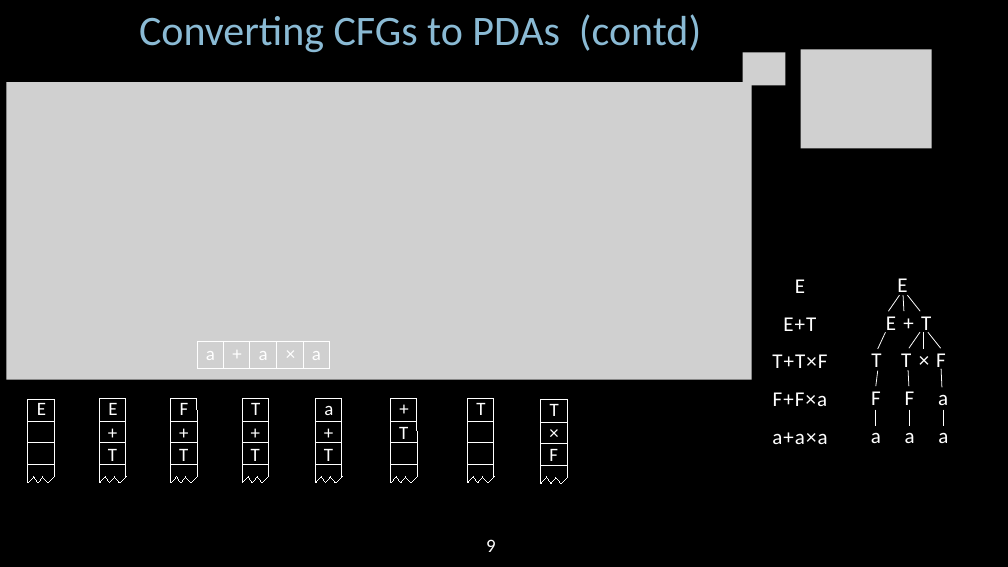
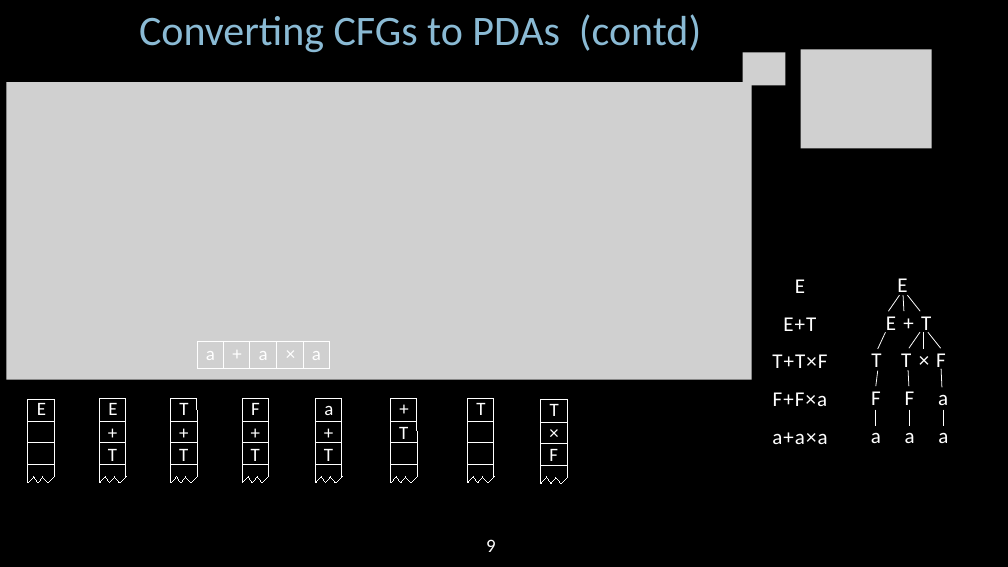
Before and after one commit to faede/Daily, a slide deck: slide 10 of mit18.404/MIT18_404f20_lec4.pptx (slide 9 before the commit). Drawn at 1008x567 pixels with LibreOffice and Linux fonts; fonts in the diff are those of the drawing; grey boxes stand for pictures. Boxes give left, top, right and bottom in pixels: in the first picture for what was removed or moved away, otherwise in the second. Text is boxed around its words. In the diff, an @@ line names an element or a change of style, - is before the commit and + after.

```diff
--- a/mit18.404/MIT18_404f20_lec4.pptx
+++ b/mit18.404/MIT18_404f20_lec4.pptx
@@ text "T" moved from (x1=251, y1=403, x2=260, y2=415) to (x1=179, y1=403, x2=188, y2=415) @@
@@ text "F" moved from (x1=180, y1=403, x2=189, y2=415) to (x1=251, y1=403, x2=260, y2=415) @@
```
Also in this commit, not shown: 3 slides added, 1 other file.
